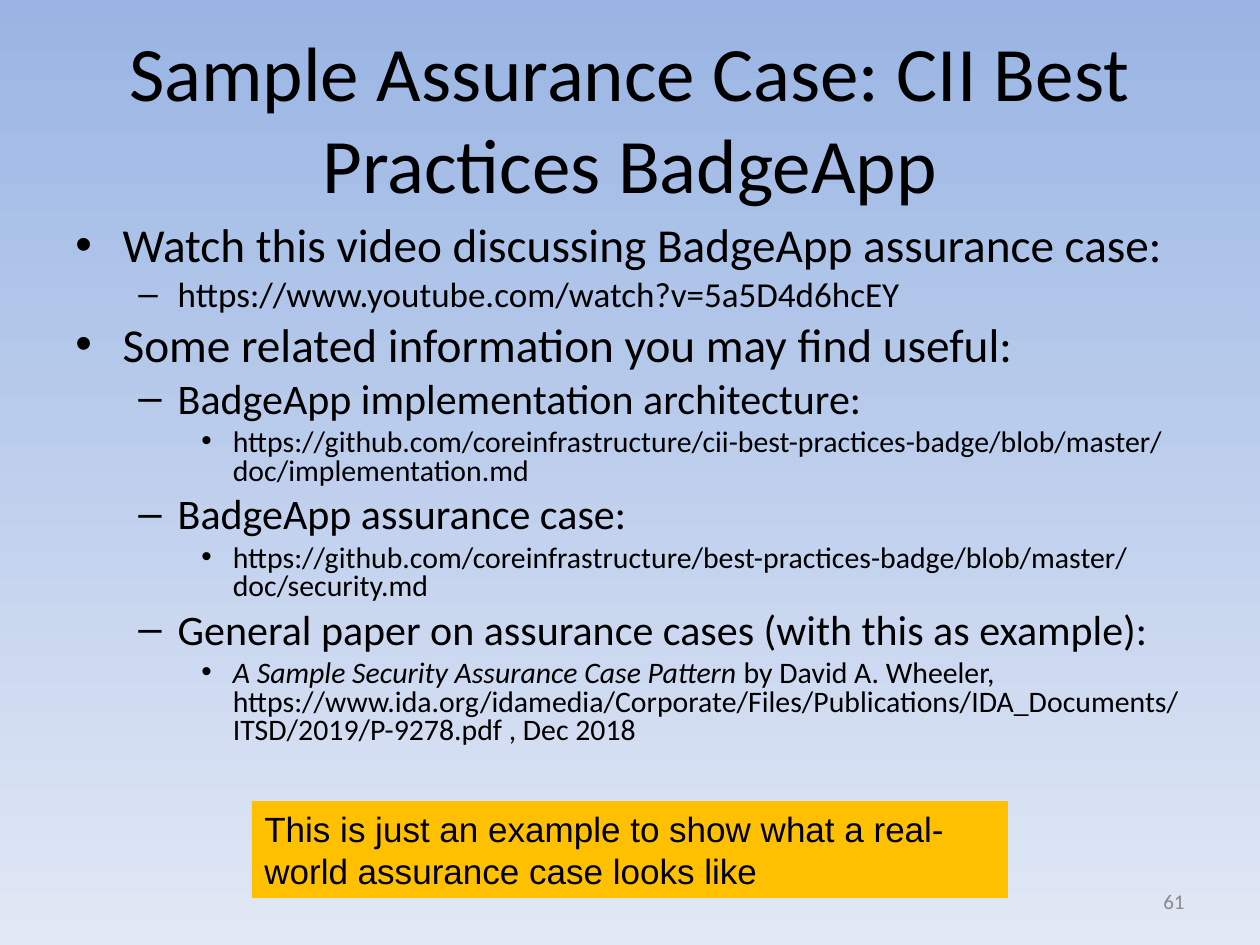
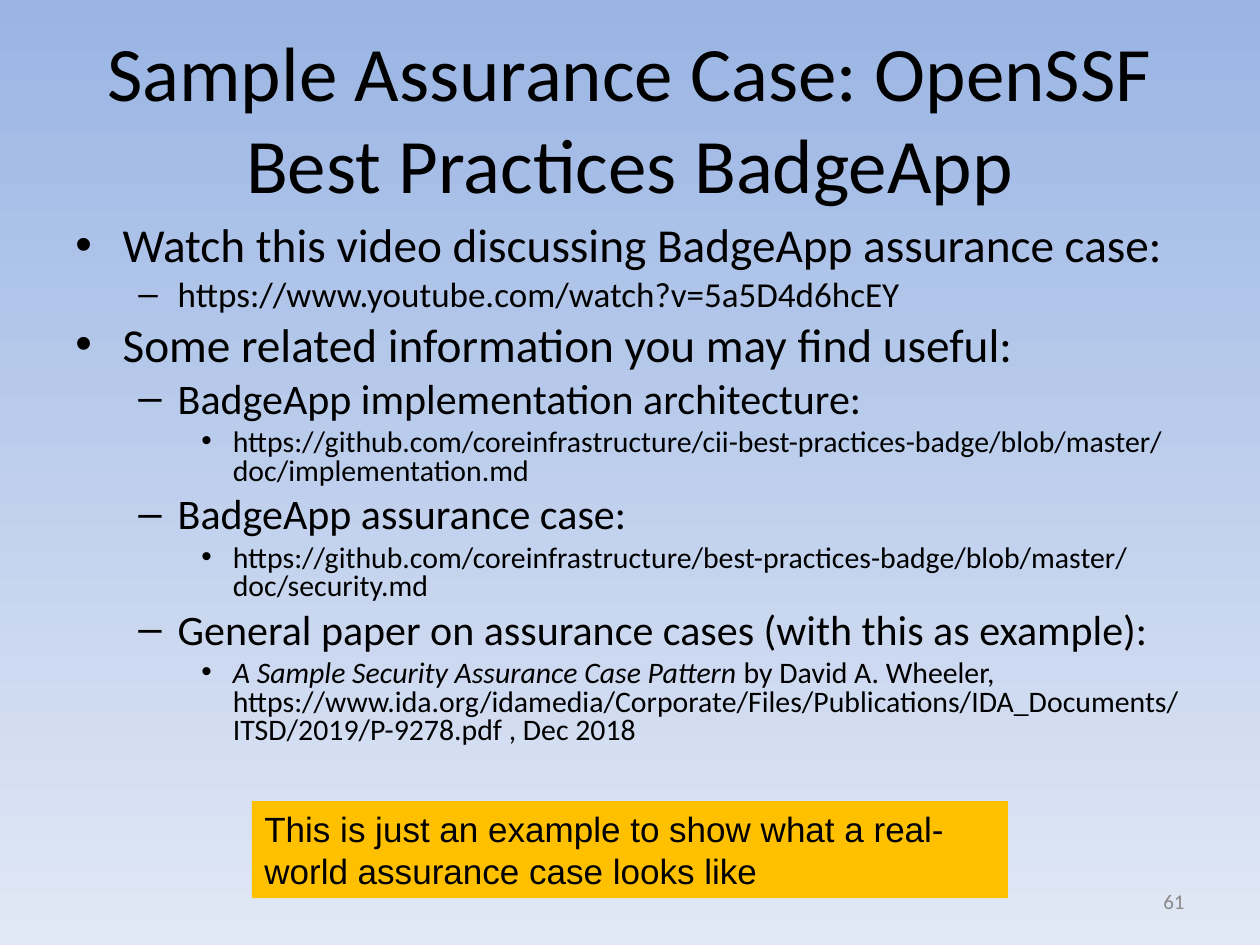
Before and after one commit to david-a-wheeler/david-a-wheeler.github.io, a slide deck: slide 61 of secure-class/presentations/Secure-Software-8-Errors.ppt. Drawn at 1260x945 pixels with LibreOffice and Linux fonts; fonts in the diff are those of the drawing. Boxes give left, top, right and bottom in pixels: in the first picture for what was removed or moved away, otherwise in the second. Text is boxed around its words. In the diff, an @@ line names an element or a change of style, - is before the commit and + after.

```diff
--- a/secure-class/presentations/Secure-Software-8-Errors.ppt
+++ b/secure-class/presentations/Secure-Software-8-Errors.ppt
@@ title at (x1=107, y1=47, x2=1151, y2=207): text changed @@
-Sample Assurance Case: CII Best Practices BadgeApp
+Sample Assurance Case: OpenSSF Best Practices BadgeApp
```
Also in this commit, not shown: 2 other slides changed.
